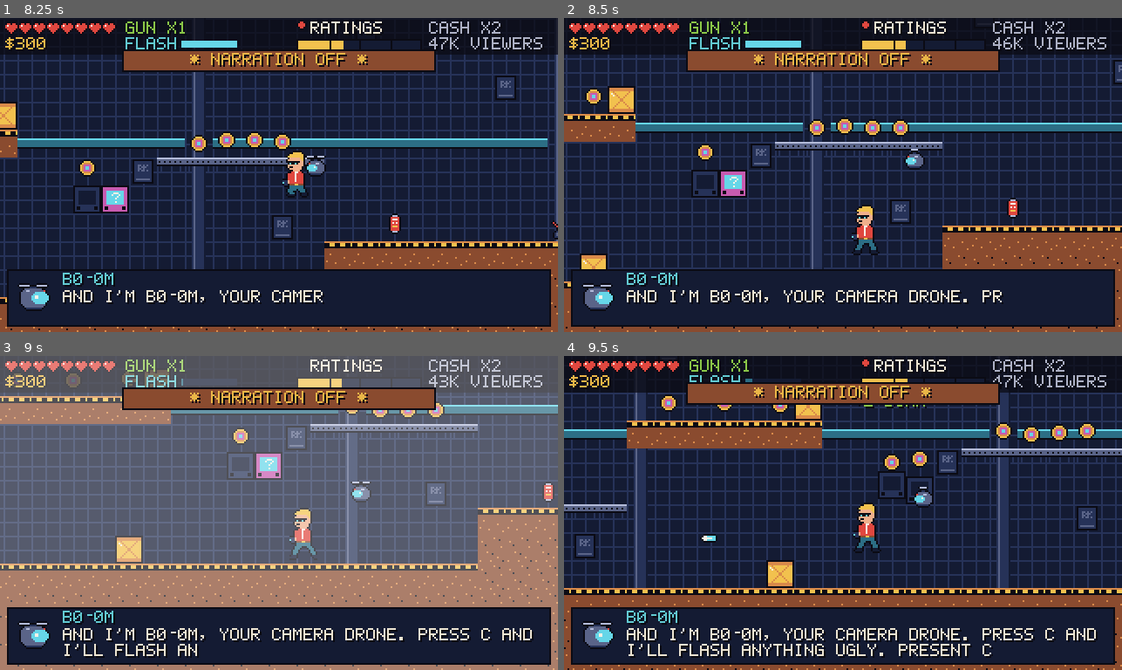
Above: before the commit, frames 1-4 (two rows, left to right).
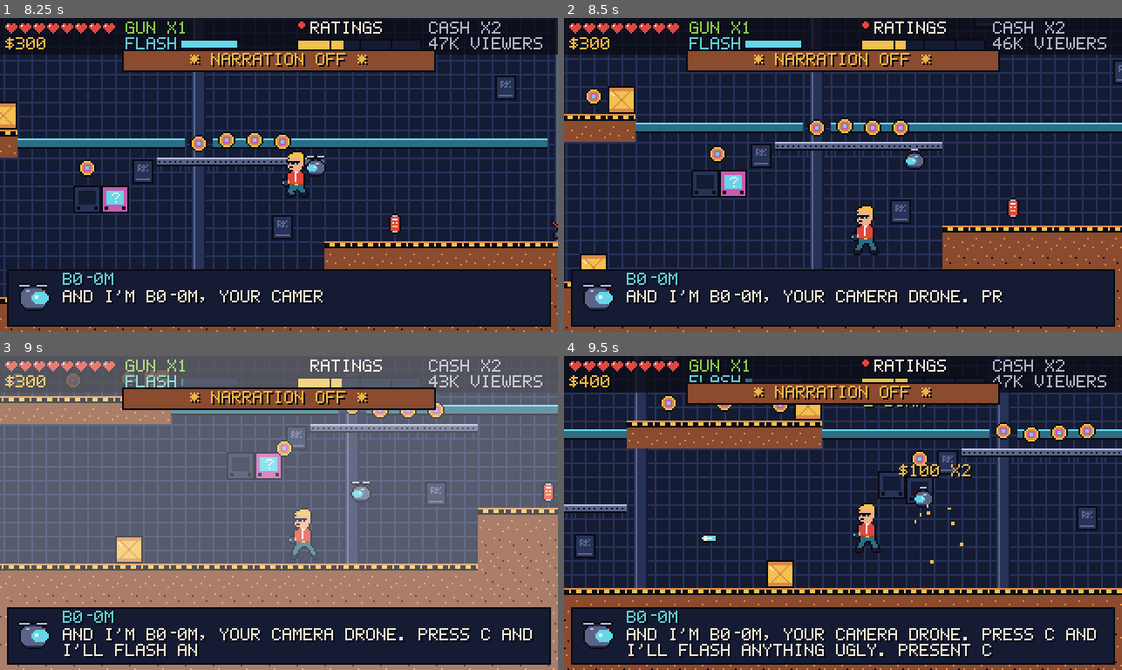
Above: after the commit, the same moments.

Repository: tomstepp/ratings-kill
Game: Godot game, scene res://scenes/main.tscn
Two runs of this game, one before a commit and one after it. Both use one fixed random seed, a clock stepped at 60 frames per second and the inputs below.
Inputs:
- Up to frame 1 (8.25 s): tap Enter at 0.5 s; hold X (shoot) 0.53-1.28 s; hold Right (move_right) 0.53-2.03 s; tap Space (jump) at 0.77, 0.8, 1.07, 1.35, 1.52, 1.82, 3.02, 3.32, 3.77, 3.8, 4.07, 4.52, 4.82, 5.3, 6.02, 6.32, 7.52, 7.82 s; tap X (shoot) every 1.5 s from 1.55 to 7.55 s; hold Space (jump) 2.03-2.78 s; hold Left (move_left) 2.03-4.28 s; tap C (drone) at 2.1, 8 s; tap Up (interact) at 2.85 s; hold X (shoot) 3.53-4.28 s; hold Right (move_right) 4.28-8.03 s; tap M (toggle_music) at 4.35 s; hold N (toggle_narration) 5.03-5.78 s; tap Z at 5.85 s; hold Space (jump) 6.53-7.28 s; tap K at 6.6 s; tap J at 7.35 s; hold Left (move_left) from 8.03 s (still down); hold Space (jump) from 8.03 s (still down); tap L at 8.1 s
- Up to frame 2 (8.5 s): keep holding Left (move_left); keep holding Space (jump)
- Up to frame 3 (9 s): keep holding Left (move_left); tap C (drone) at 8.75 s; release Space (jump) at 8.78 s; tap E at 8.85 s
- Up to frame 4 (9.5 s): keep holding Left (move_left); tap Space (jump) at 9.02, 9.32 s; tap X (shoot) at 9.05 s

Frame 1 is identical in both runs. In frame 2, 0.2% of the frame differs, in the area x 23-30%, y 40-47%; in frame 3, 0.2%; in frame 4, 0.5%, in the area x 2-74%, y 6-67%.

Commit message:
Let prizes fall off blocks

Diff:
--- a/scripts/autoload/ratings.gd
+++ b/scripts/autoload/ratings.gd
@@ -59,7 +59,10 @@
 	# Later floors' audiences are harder to please.
 	var decay: float = DECAY * (1.0 + 0.2 * GameState.difficulty()) * (1.0 - 0.3 * GameState.upgrades.hype)
 	_set_value(value - decay * delta)
-	if GameState.difficulty() >= CANCEL_FROM_FLOOR and value < CANCEL_BELOW and not _boss_fight():
+	# Only while there's something on screen worth watching: with every enemy down,
+	# the boredom penalty sends in rats instead of the network pulling the plug.
+	var has_enemies := not get_tree().get_nodes_in_group("enemies").is_empty()
+	if GameState.difficulty() >= CANCEL_FROM_FLOOR and value < CANCEL_BELOW and not _boss_fight() and has_enemies:
 		cancel_t += delta
 		if cancel_t >= CANCEL_AFTER:
 			cancel_t = 0.0
--- a/scripts/dev/playtest.gd
+++ b/scripts/dev/playtest.gd
@@ -275,6 +275,14 @@
 	await frames(30)
 	Input.action_release("jump")
 	check("bonking a TV block uses it", tv.used)
+	# Its prize slides off the top and comes down to Rex's level (or into his hands).
+	rex.global_position.x -= 48.0
+	await frames(240)
+	var stranded := false
+	for n in level.get_children():
+		if n is Pickup and absf(n.global_position.x - tv.global_position.x) < 20.0 and n.global_position.y < tv.global_position.y:
+			stranded = true
+	check("TV block prizes drop off the block", not stranded)
 	await frames(40)
 
 	# Lever extends the bridge.
@@ -650,6 +658,26 @@
 	check("an empty meter cancels the episode on floor 3", canceled[0])
 	await frames(200)
 
+	# With every enemy down, an empty meter doesn't cancel (boredom takes over instead).
+	await open_level(8)
+	for e in get_tree().get_nodes_in_group("enemies"):
+		e.remove_from_group("enemies")
+		e.queue_free()
+	await frames(2)
+	Ratings.value = 0.0
+	await frames(60 * 2)
+	check("no cancel countdown on a cleared stage", Ratings.cancel_t == 0.0)
+
+	# Killed grunts come back offscreen.
+	var far := Vector2(level.width * 16 - 40, 40)
+	level._try_respawn(RatDrone, true, far)
+	await frames(2)
+	var back := false
+	for e in get_tree().get_nodes_in_group("enemies"):
+		if e is RatDrone and e.fast and e.position.distance_to(far) < 32.0:
+			back = true
+	check("killed grunts respawn offscreen", back)
+
 	# Laser gates hurt while live (Lobby and Security, index 12).
 	await open_level(12)
 	var gate: LaserGate = find(LaserGate)
--- a/scripts/pickups/pickup.gd
+++ b/scripts/pickups/pickup.gd
@@ -19,6 +19,13 @@
 var _base_y := 0.0
 var _taken := false
 var _ready_t := 0.0
+var _slide := 0  # set by slide_off: the direction it slides once it's done sitting
+var _hold := 0.0
+var _vy := 0.0
+var _start_x := 0.0
+
+const SLIDE_SPEED := 48.0
+const FALL_GRAVITY := 600.0
 
 
 func _ready() -> void:
@@ -45,6 +52,44 @@
 	t.tween_property(self, "position:y", position.y - 14.0, 0.18).set_ease(Tween.EASE_OUT).set_trans(Tween.TRANS_QUAD)
 	t.tween_property(self, "position:y", position.y - 4.0, 0.16).set_ease(Tween.EASE_IN).set_trans(Tween.TRANS_QUAD)
 	t.tween_callback(func(): _base_y = position.y)
+
+
+## Sit for `hold` seconds, then slide `dir` until it drops off the edge and
+## lands; it stops once it's down.
+func slide_off(dir: int, hold := 1.2) -> void:
+	_slide = dir if dir != 0 else 1
+	_hold = hold + 0.35  # after the pop-out hop
+	_start_x = position.x
+
+
+func _physics_process(delta: float) -> void:
+	if _slide == 0 or _taken:
+		return
+	_hold -= delta
+	if _hold > 0.0:
+		return
+	var space := get_world_2d().direct_space_state
+	var ahead := PhysicsPointQueryParameters2D.new()
+	ahead.position = global_position + Vector2(_slide * 7, 0)
+	ahead.collision_mask = 1
+	if not space.intersect_point(ahead, 1).is_empty():
+		_slide = -_slide
+	var below := PhysicsPointQueryParameters2D.new()
+	below.position = global_position + Vector2(0, 7)
+	below.collision_mask = 1 | 16
+	var grounded := not space.intersect_point(below, 1).is_empty()
+	if grounded and _vy > 0.0 and absf(position.x - _start_x) > 10.0:
+		_slide = 0  # landed below the block: stay put so Rex can grab it
+		_vy = 0.0
+		return
+	if grounded:
+		_vy = 0.0
+		position.x += _slide * SLIDE_SPEED * delta
+	else:
+		_vy = minf(_vy + FALL_GRAVITY * delta, 300.0)
+		position.y += _vy * delta
+	if GameState.level and position.y > GameState.level.kill_y:
+		queue_free()
 
 
 func _process(delta: float) -> void:
--- a/scripts/pickups/tv_block.gd
+++ b/scripts/pickups/tv_block.gd
@@ -19,7 +19,7 @@
 	add_child(_sprite)
 
 
-func bonk(_rex: Node) -> void:
+func bonk(rex: Node) -> void:
 	var t := create_tween()
 	t.tween_property(_sprite, "position:y", -4.0, 0.06)
 	t.tween_property(_sprite, "position:y", 0.0, 0.08)
@@ -30,4 +30,7 @@
 	Sfx.play("bonk")
 	_sprite.texture = Art.frame("tvblock", Vector2i(16, 16), 1)
 	Ratings.add(2, "BONK")
-	GameState.level.spawn_pickup(contents, global_position + Vector2(0, -12), true)
+	# The prize sits on top for a moment, then slides off the side Rex is facing
+	# and drops down to him, so it's never stranded out of reach.
+	var prize: Pickup = GameState.level.spawn_pickup(contents, global_position + Vector2(0, -12), true)
+	prize.slide_off(rex.facing if rex is Rex else 1)
--- a/scripts/world/level.gd
+++ b/scripts/world/level.gd
@@ -22,6 +22,7 @@
 const SOLID_TILES := [BRICK, FLOOR_TOP, FILL, BRIDGE, BELT_LEFT, BELT_RIGHT]
 const BELT_SPEED := 55.0
 const ATLAS_TILES := 14
+const RESPAWN_AFTER := 35.0  # seconds before a killed grunt returns
 
 static var _tilesets := {}
 
@@ -356,6 +357,28 @@
 	rex.boom = boom
 
 
+## A grunt from the map comes back a while after it's killed, so a cleared
+## stage still has an audience-pleaser in it. It only reappears while its spot
+## is offscreen, so nothing pops in on top of Rex.
+func _queue_respawn(script: Script, fast: bool, pos: Vector2) -> void:
+	if is_queued_for_deletion() or not is_inside_tree() or _complete:
+		return
+	get_tree().create_timer(RESPAWN_AFTER).timeout.connect(_try_respawn.bind(script, fast, pos))
+
+
+func _try_respawn(script: Script, fast: bool, pos: Vector2) -> void:
+	if _complete or not is_inside_tree():
+		return
+	var view := camera.get_screen_center_position()
+	if absf(pos.x - view.x) < 200.0 and absf(pos.y - view.y) < 130.0:
+		get_tree().create_timer(3.0).timeout.connect(_try_respawn.bind(script, fast, pos))
+		return
+	var e: Enemy = script.new()
+	if fast:
+		e.set("fast", true)
+	_add(e, pos)
+
+
 ## Lifts ('L') ride up from where they're placed until just below the ceiling,
 ## or stop level with the highest ledge beside them so Rex can step straight off;
 ## sliders ('H') ride right until they meet a wall. Both are two tiles wide.
@@ -394,6 +417,8 @@
 
 
 func _add(node: Node2D, pos: Vector2) -> Node2D:
+	if node is Enemy and not node is Boss:
+		node.tree_exiting.connect(_queue_respawn.bind(node.get_script(), node.get("fast") == true, pos))
 	node.position = pos
 	add_child(node)
 	return node
@@ -449,13 +474,14 @@
 
 # ------------------------------------------------------------------ effects
 
-func spawn_pickup(kind: String, pos: Vector2, pop := false) -> void:
+func spawn_pickup(kind: String, pos: Vector2, pop := false) -> Pickup:
 	var p := Pickup.new()
 	p.kind = kind
 	p.position = pos
 	add_child.call_deferred(p)
 	if pop:
 		p.ready.connect(p.pop_out, CONNECT_ONE_SHOT)
+	return p
 
 
 func burst(pos: Vector2, color: Color, amount := 10, speed := 70.0) -> void:
